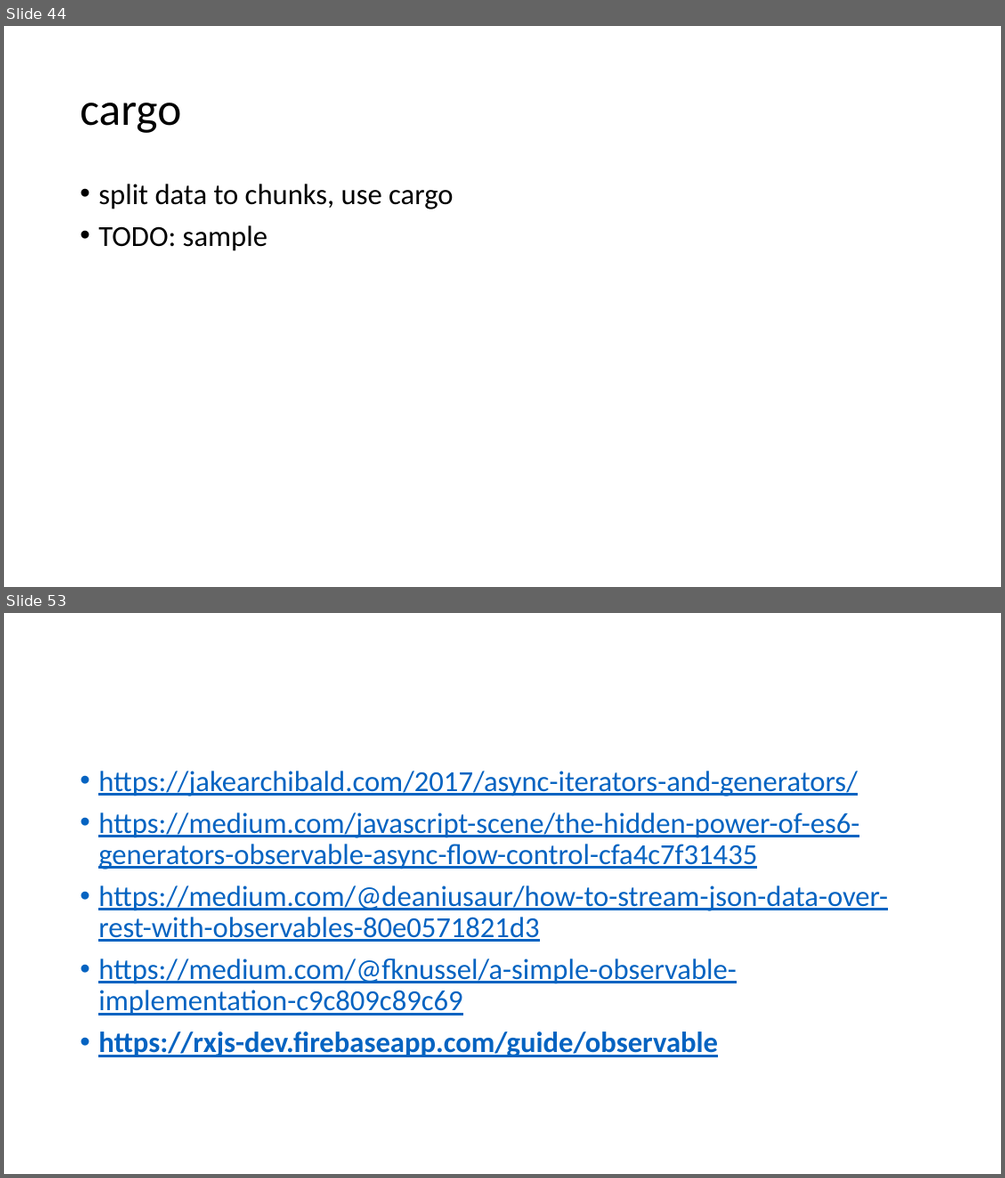
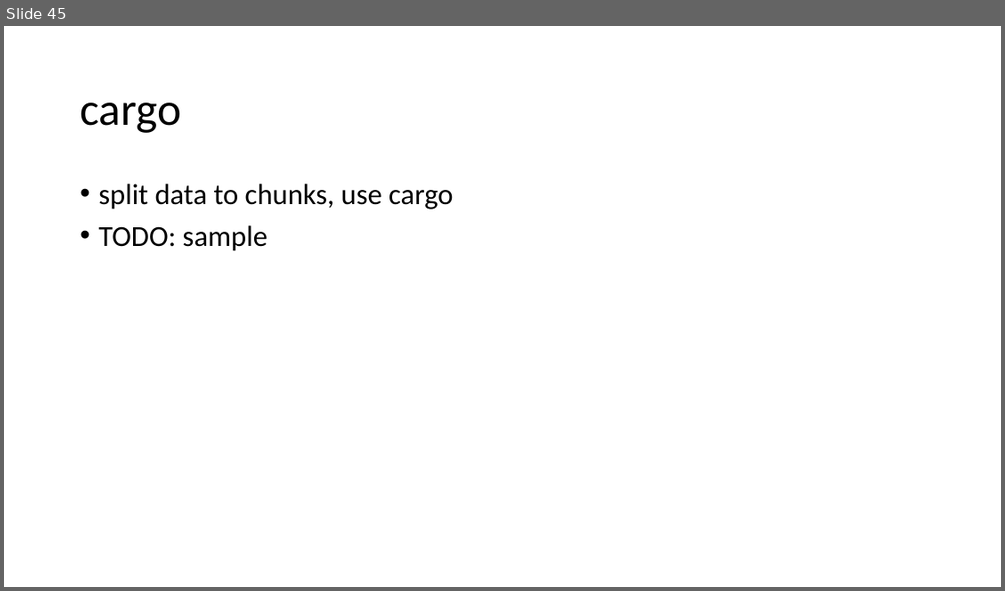
Before and after one commit to yimejky/wawjs, a slide deck: 09-prednaska/async.pptx. Shown one above the other, each under a label of ours: slides 44 and 53 before the commit, slide 45 after it; the slides between them are not shown. The pictures are 1005x1178 and 1005x591 pixels, drawn with LibreOffice and Linux fonts; fonts in the diff are those of the drawing. Boxes give left, top, right and bottom in pixels: in the first picture for what was removed or moved away, otherwise in the second. Text is boxed around its words. In the diff, an @@ line names an element or a change of style, - is before the commit and + after.

Commit message:
[DRAFT] prednaska #10 a zvoko #10, async part2 (review please)

```diff
--- a/09-prednaska/async.pptx
+++ b/09-prednaska/async.pptx
@@ slide 53 removed at (4,613,1001,1174), background #FFFFFF @@
@@ text removed at (98,771,888,1057) @@
-• https://jakearchibald.com/2017/async-iterators-and-generators/
-• https://medium.com/javascript-scene/the-hidden-power-of-es6-generators-observable-async-flow-control-cfa4c7f31435
-• https://medium.com/@deaniusaur/how-to-stream-json-data-over-rest-with-observables-80e0571821d3
-• https://medium.com/@fknussel/a-simple-observable-implementation-c9c809c89c69
-• https://rxjs-dev.firebaseapp.com/guide/observable
@@ what was slide 44 is now slide 45 @@
```
Also in this commit, not shown: 1 slide changed, 1 slide added, 8 other slides removed, 24 other files.
